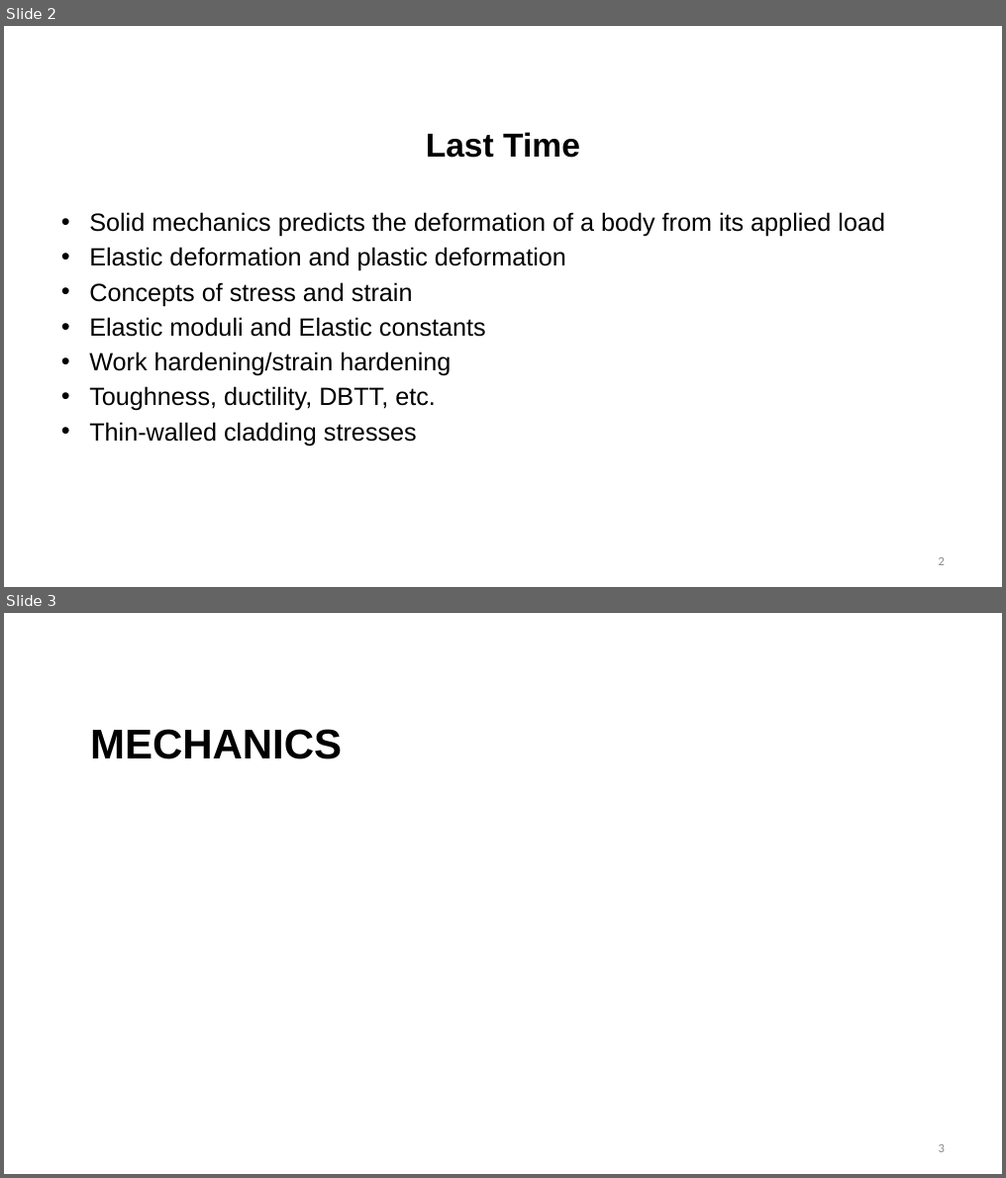
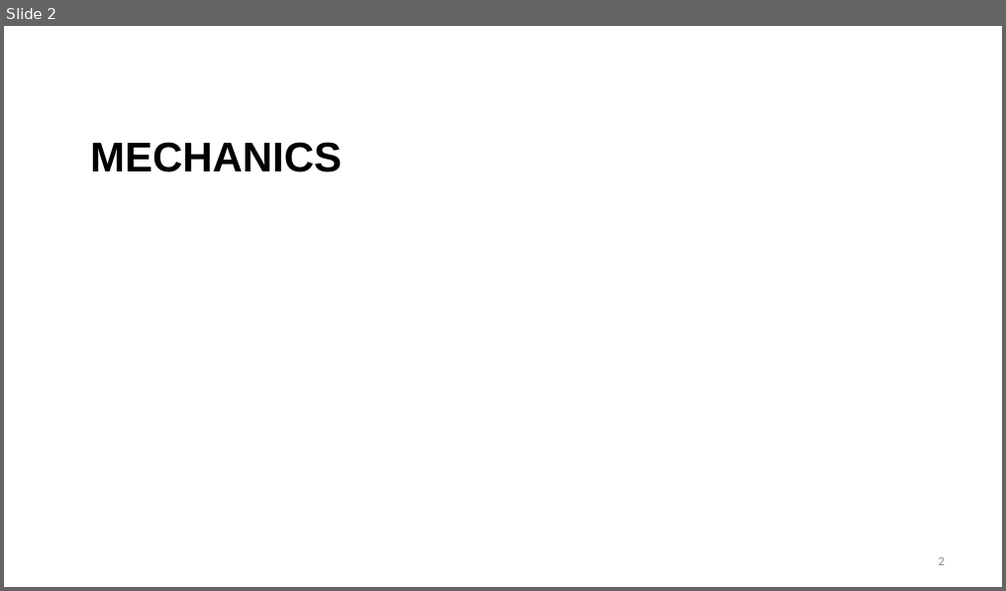
Before and after one commit to benbeeler/TEACHING, a slide deck: Nuclear_Fuel_Performance/NE533_Spring2026/Module2/Lec6_mechanics.pptx. Shown one above the other, each under a label of ours: slides 2 and 3 before the commit, slide 2 after it. The pictures are 1006x1178 and 1006x591 pixels, drawn with LibreOffice and Linux fonts; fonts in the diff are those of the drawing; background and template pictures are left out. Boxes give left, top, right and bottom in pixels: in the first picture for what was removed or moved away, otherwise in the second. Text is boxed around its words. In the diff, an @@ line names an element or a change of style, - is before the commit and + after.

```diff
--- a/Nuclear_Fuel_Performance/NE533_Spring2026/Module2/Lec6_mechanics.pptx
+++ b/Nuclear_Fuel_Performance/NE533_Spring2026/Module2/Lec6_mechanics.pptx
@@ slide 2 removed at box(4, 26, 1002, 587), background #FFFFFF @@
@@ title removed at box(426, 132, 580, 158) @@
-Last Time
@@ text removed at box(89, 212, 885, 446) @@
-• Solid mechanics predicts the deformation of a body from its applied load
-• Elastic deformation and plastic deformation
-• Concepts of stress and strain
-• Elastic moduli and Elastic constants
-• Work hardening/strain hardening
-• Toughness, ductility, DBTT, etc.
-• Thin-walled cladding stresses
@@ page number removed at box(939, 558, 944, 566) @@
-2
@@ what was slide 3 is now slide 2 @@
```
Also in this commit, not shown: 1 slide changed, 8 slides added, 37 other slides removed, 42 other files.
